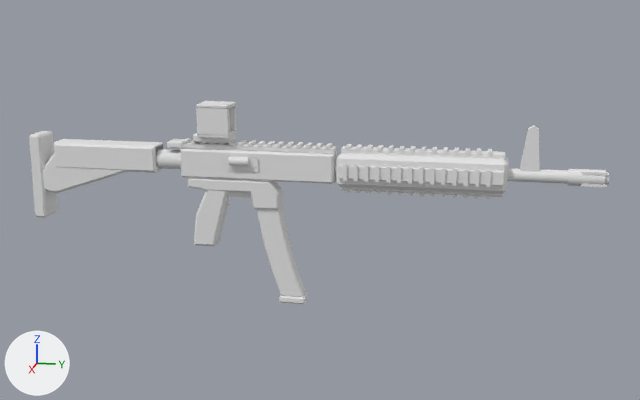
The glTF model assets/models/weapon_m4.glb as it was, and as the next commit left it.
One viewpoint serves both versions: a camera (50 mm lens) standing at (1.294, 0.395, 0.294) and looking at (-0.002, 0.136, -0.03). Arrows for +X, +Y and +Z are at lower left; the lights stay in place. The picture after the commit comes second. Where no turn or scale is listed for an object, it has been applied to the vertices. Vertices at exactly the same position are counted once.

Names of what the first picture shows: 'M4', 'Magazine' and 1 more.
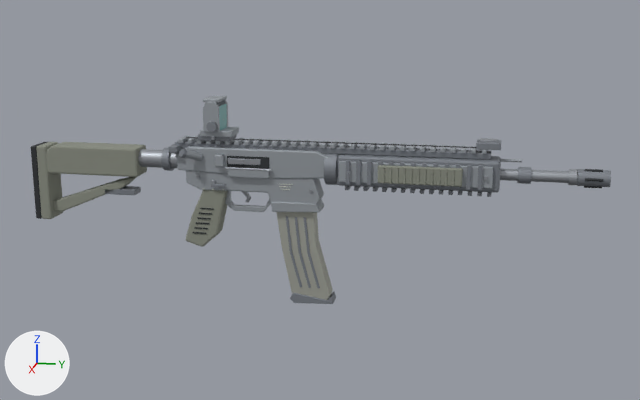
Edits to the bpy script that builds the scene:
```text
Change me_magazine:
    remove me_magazine.from_pydata(...)  # 80 vertices, 152 faces; spans x -0.014..0.014, y 0.036..0.115, z -0.196..-0.015
    remove me_magazine.materials.append(mat_gun_metal)
    remove me_magazine.materials.append(mat_gun_polymer)
    add me_magazine.from_pydata(...)  # 574 vertices, 1116 faces; spans x -0.015..0.015, y 0.067..0.16, z -0.194..-0.027
    me_magazine part 1: the loose piece of 56 vertices spanning x -0.012..0.012, y 0.036..0.112, z -0.185..-0.015 is rebuilt with 82 vertices and now spans x -0.013..0.013, y 0.067..0.155, z -0.19..-0.027, in mat_m4_magazine (grey #afb1a8)
    me_magazine part 2: a new loose piece of 84 vertices spanning x -0.015..0.015, y 0.091..0.16, z -0.194..-0.177, in mat_m4_rail (grey #848990)
    me_magazine part 3: a new loose piece of 68 vertices spanning x 0.012..0.014, y 0.085..0.111, z -0.168..-0.054, in mat_m4_rail (grey #848990)
    me_magazine part 4: a new loose piece of 68 vertices spanning x 0.012..0.014, y 0.099..0.125, z -0.168..-0.054, in mat_m4_rail (grey #848990)
    me_magazine part 5: a new loose piece of 68 vertices spanning x 0.012..0.014, y 0.113..0.139, z -0.168..-0.054, in mat_m4_rail (grey #848990)
    me_magazine part 6: 24 vertices removed from x -0.014..0.014, y 0.073..0.115, z -0.196..-0.184
    other edits to the shape of me_magazine do not show in these pictures
    add me_magazine.materials.append(mat_m4_magazine)  # grey #afb1a8
    add me_magazine.materials.append(mat_m4_rail)  # grey #848990
Change ob_m4:
    ob_m4: bpy.data.objects.new('M4', me_m4) -> bpy.data.objects.new('M4', None)
Add ob_m4_body:
    ob_m4_body = bpy.data.objects.new('M4_Body', me_forged_upper)  # 12843 vertices, 24934 faces; spans x -0.038..0.046, y -0.33..0.558, z -0.111..0.123; in mat_m4_receiver (grey #a2a8ad), mat_m4_polymer (grey #898d81), mat_m4_recess (dark grey #2c3033), mat_m4_steel (grey #9ea2a8), mat_m4_rail (grey #848990), mat_m4_markings (light grey #d7d8cb), mat_gun_lens (cyan #81b8b8), mat_glow_red (red #ff3016)
    ob_m4_body.location = (0.0, 0.0, 0.0)
```

Pixel boxes [x1, y1, x2, y2] of what changed, in the pictures (640 x 400 px):
'M4_Body', added
    after: [31, 96, 611, 247]
    faces in mat_m4_receiver (grey #a2a8ad): [177, 96, 493, 212]
    faces in mat_m4_polymer (grey #898d81): [34, 142, 463, 247]
    faces in mat_m4_rail (grey #848990): [105, 121, 611, 197]
    faces in mat_m4_steel (grey #9ea2a8): [138, 137, 578, 203]
    faces in mat_m4_recess (dark grey #2c3033): [31, 137, 603, 234]
'M4', no longer drawn
    before: [29, 101, 610, 246]
    faces in mat_gun_metal: [156, 101, 606, 210]
    faces in mat_gun_polymer: [29, 131, 509, 246]
    faces in mat_coal: [581, 169, 610, 187]
'Magazine', reshaped, recoloured (darker)
    before: [257, 188, 308, 304]
    after: [276, 212, 336, 304]
part 1 of me_magazine, rebuilt
    before: [257, 188, 306, 297]
    after: [276, 212, 333, 300]
part 2 of me_magazine, added
    after: [290, 291, 336, 304]
part 3 of me_magazine, added
    after: [286, 216, 302, 287]
part 4 of me_magazine, added
    after: [295, 217, 311, 288]
part 5 of me_magazine, added
    after: [303, 217, 320, 288]
part 6 of me_magazine, deleted
    before: [279, 292, 308, 304]
